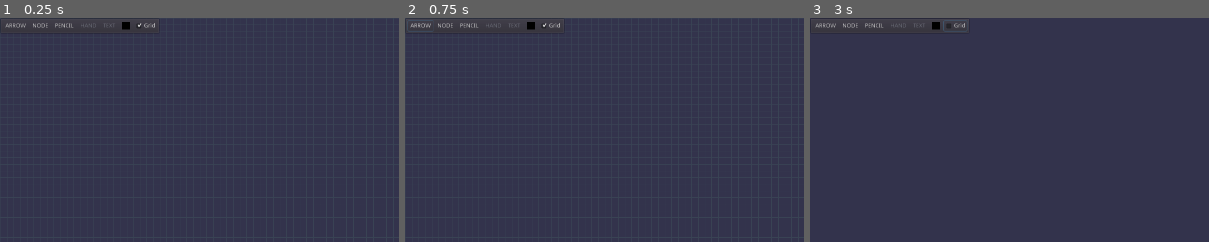
Above: before the commit, frames 1-3 (left to right).
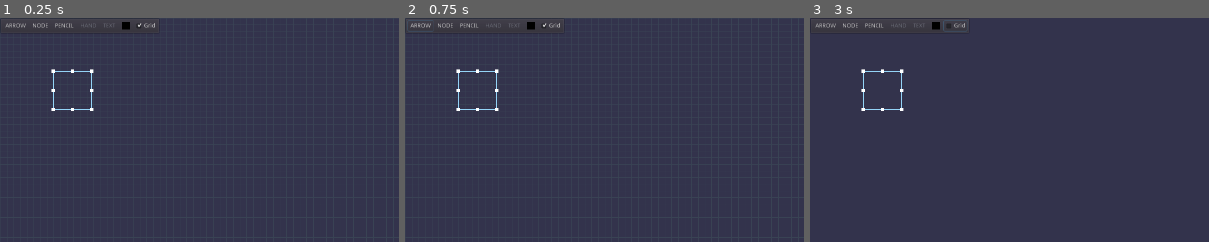
Above: after the commit, the same moments.

Repository: tangentstorm/fnarbmlyx
Game: Godot game, scene res://gslib/GsApp.tscn
Same seed, same stepped clock (60 frames per second), same inputs: the game is played once before the commit and once after it.
Inputs:
- Up to frame 1 (0.25 s): no input
- Up to frame 2 (0.75 s): click "ARROW" at 0.5 s
- Up to frame 3 (3 s): click "NODE" at 1.25 s; click "PENCIL" at 2 s; click "Grid" at 2.75 s
The pictures show only the part of the screen within x 0-50%, y 0-50%; the shares and areas given below are measured in that part.

The runs differ from the first frame. In frame 1, 0.3% of the frame differs, in the area x 12-24%, y 22-42%; in frame 2, 0.3%; in frame 3, 0.3%.

Commit message:
resizable handles for current selection

Diff:
--- a/gslib/GsApp.tscn
+++ b/gslib/GsApp.tscn
@@ -6,10 +6,12 @@
 [ext_resource path="res://gslib/tools/GsNodeTool.gd" type="Script" id=4]
 [ext_resource path="res://gslib/GsMouse.gd" type="Script" id=5]
 [ext_resource path="res://gslib/tools/GsArrowTool.gd" type="Script" id=6]
+[ext_resource path="res://gslib/GsSelection.gd" type="Script" id=7]
 [ext_resource path="res://gslib/GsApp.gd" type="Script" id=8]
 [ext_resource path="res://gslib/tools/GsMouseToolButton.gd" type="Script" id=9]
-
-[sub_resource type="ButtonGroup" id=5]
+[ext_resource path="res://gslib/GsHandle.gd" type="Script" id=10]
+
+[sub_resource type="ButtonGroup" id=1]
 
 [node name="app" type="ColorRect"]
 anchor_right = 1.0
@@ -55,6 +57,108 @@
 script = ExtResource( 2 )
 __meta__ = {
 "_edit_lock_": true,
+"_edit_use_anchors_": false
+}
+
+[node name="selection" type="ReferenceRect" parent="."]
+margin_left = 128.0
+margin_top = 128.0
+margin_right = 220.0
+margin_bottom = 220.0
+mouse_filter = 2
+border_color = Color( 0.580392, 0.831373, 0.968627, 1 )
+border_width = 2.5
+editor_only = false
+script = ExtResource( 7 )
+__meta__ = {
+"_edit_use_anchors_": false
+}
+
+[node name="NW" type="ColorRect" parent="selection"]
+margin_left = -4.0
+margin_top = -4.0
+margin_right = 4.0
+margin_bottom = 4.0
+rect_min_size = Vector2( 8, 8 )
+script = ExtResource( 10 )
+__meta__ = {
+"_edit_use_anchors_": false
+}
+
+[node name="N" type="ColorRect" parent="selection"]
+margin_left = 42.0
+margin_top = -4.0
+margin_right = 50.0
+margin_bottom = 4.0
+rect_min_size = Vector2( 8, 8 )
+script = ExtResource( 10 )
+__meta__ = {
+"_edit_use_anchors_": false
+}
+
+[node name="NE" type="ColorRect" parent="selection"]
+margin_left = 88.0
+margin_top = -4.0
+margin_right = 96.0
+margin_bottom = 4.0
+rect_min_size = Vector2( 8, 8 )
+script = ExtResource( 10 )
+__meta__ = {
+"_edit_use_anchors_": false
+}
+
+[node name="E" type="ColorRect" parent="selection"]
+margin_left = 88.0
+margin_top = 42.0
+margin_right = 96.0
+margin_bottom = 50.0
+rect_min_size = Vector2( 8, 8 )
+script = ExtResource( 10 )
+__meta__ = {
+"_edit_use_anchors_": false
+}
+
+[node name="SE" type="ColorRect" parent="selection"]
+margin_left = 88.0
+margin_top = 88.0
+margin_right = 96.0
+margin_bottom = 96.0
+rect_min_size = Vector2( 8, 8 )
+script = ExtResource( 10 )
+__meta__ = {
+"_edit_use_anchors_": false
+}
+
+[node name="S" type="ColorRect" parent="selection"]
+margin_left = 42.0
+margin_top = 88.0
+margin_right = 50.0
+margin_bottom = 96.0
+rect_min_size = Vector2( 8, 8 )
+script = ExtResource( 10 )
+__meta__ = {
+"_edit_use_anchors_": false
+}
+
+[node name="SW" type="ColorRect" parent="selection"]
+margin_left = -4.0
+margin_top = 88.0
+margin_right = 4.0
+margin_bottom = 96.0
+rect_min_size = Vector2( 8, 8 )
+script = ExtResource( 10 )
+__meta__ = {
+"_edit_use_anchors_": false
+}
+
+[node name="W" type="ColorRect" parent="selection"]
+margin_left = -4.0
+margin_top = 42.0
+margin_right = 4.0
+margin_bottom = 50.0
+rect_min_size = Vector2( 8, 8 )
+script = ExtResource( 10 )
+__meta__ = {
 "_edit_use_anchors_": false
 }
 
--- /dev/null
+++ b/gslib/GsBase.gd
@@ -0,0 +1,21 @@
+class_name GsBase extends Control
+
+export var draggable : bool = true setget set_draggable
+
+func _get_mouse():
+	return $"/root/app/mouse"
+
+func set_draggable(v):
+	var m = _get_mouse()
+	if v:
+		connect("mouse_entered", m, "_enter", [self])
+		connect("mouse_exited",  m, "_leave", [self])
+	else:
+		disconnect("mouse_entered", m, "_enter")
+		disconnect("mouse_exited",  m, "_leave")
+
+func _drag_step(xy, mtool):
+	rect_position = xy
+
+func _drag_end():
+	pass
--- a/gslib/GsCurve.gd
+++ b/gslib/GsCurve.gd
@@ -13,7 +13,6 @@
 
 func add_point(xy):
 	curve.add_point(xy)
-	print("adding point:", xy, " len: ", curve.get_baked_length())
 	update()
 
 func _draw():
--- /dev/null
+++ b/gslib/GsHandle.gd
@@ -0,0 +1,33 @@
+extends GsBase
+func get_class_name(): return "GsHandle"
+
+func _ready():
+	self.draggable = true
+
+
+func _drag_step(xy, _mtool):
+	# dragging a handle resizes the control, leaving
+	# the other handles in place globally. This means
+	# handles on the bottom/right (south/east) can
+	# simply resize the selection, but handles on the
+	# top/left (north/west) have to change the position
+	# of the selection box, and then resize in the
+	# opposite direction to compensate.
+	# Since the handle is a child of the selection, we
+	# have to tell the mouse to update our offset.
+	var dxy = xy - rect_position
+	var m = _get_mouse()
+	var p = get_parent()
+	var name = get_name()
+	if name.begins_with('N'):
+		m.offset.y -= dxy.y
+		p.rect_position.y += dxy.y
+		p.rect_size.y -= dxy.y
+	elif name.begins_with('S'):
+		p.rect_size.y += dxy.y
+	if name.ends_with('W'):
+		m.offset.x -= dxy.x
+		p.rect_position.x += dxy.x
+		p.rect_size.x -= dxy.x
+	elif name.ends_with('E'):
+		p.rect_size.x += dxy.x
--- a/gslib/GsMouse.gd
+++ b/gslib/GsMouse.gd
@@ -47,11 +47,9 @@
 			dragging = true
 
 func _enter(c:Control):
-	print("enter:", c)
 	self.subject = c
 
 func _leave(c:Control):
-	print("leave:", c)
 	self.subject = null
 
 func _process(_dt):
--- a/gslib/GsNode.gd
+++ b/gslib/GsNode.gd
@@ -1,4 +1,4 @@
-class_name GsNode tool extends Control
+class_name GsNode tool extends GsBase
 func get_class_name(): return "GsNode"
 
 const NOTO = preload("res://fonts/noto_font.tres")
@@ -11,12 +11,8 @@
 export var text : String = "Node" setget _set_text
 export var font : Font = NOTO setget _set_font
 
-func _set_mouse(mouse):
-	connect("mouse_entered", mouse, "_enter", [self])
-	connect("mouse_exited",  mouse, "_leave", [self])
-
 func _ready():
-	_set_mouse($"/root/app/mouse")
+	self.draggable = true
 
 func _set_shape(v):
 	shape = v; update()
--- /dev/null
+++ b/gslib/GsSelection.gd
@@ -0,0 +1,19 @@
+tool extends ReferenceRect
+func get_class_name(): return "GsSelection"
+
+func _ready():
+	connect("resized", self, "_resized")
+	_resized()
+
+func _resized():
+	var w = rect_size.x; var h = rect_size.y
+	$NW.rect_position = Vector2(0,0)
+	$N.rect_position  = Vector2(w/2,0)
+	$NE.rect_position  = Vector2(w,0)
+	$E.rect_position = Vector2(w,h/2)
+	$SE.rect_position = Vector2(w,h)
+	$S.rect_position = Vector2(w/2,h)
+	$SW.rect_position = Vector2(0,h)
+	$W.rect_position = Vector2(0,h/2)
+	for c in get_children():
+		c.rect_position -= c.rect_size/2
--- a/gslib/tools/GsArrowTool.gd
+++ b/gslib/tools/GsArrowTool.gd
@@ -9,13 +9,12 @@
 func _drag_step(mouse):
 	if mouse.subject:
 		print("dragging subject:", mouse.subject)
-		mouse.subject.rect_position = mouse.position + mouse.offset
-		mouse.subject.update()
+		mouse.subject._drag_step(mouse.position + mouse.offset, self)
 	else:
 		var r : Rect2 = mouse.drag_rect().abs()
 		mouse.selectangle.rect_position = r.position
 		mouse.selectangle.rect_size = r.size
 
 func _drag_end(mouse):
-	if mouse.subject: mouse.subject._set_mouse(mouse)
+	if mouse.subject: mouse.subject._drag_end()
 	else: mouse.selectangle.visible = false
--- a/project.godot
+++ b/project.godot
@@ -33,6 +33,11 @@
 "class": "GsApp",
 "language": "GDScript",
 "path": "res://gslib/GsApp.gd"
+}, {
+"base": "Control",
+"class": "GsBase",
+"language": "GDScript",
+"path": "res://gslib/GsBase.gd"
 }, {
 "base": "Control",
 "class": "GsCurve",
@@ -90,6 +95,7 @@
 "BinaryTree": "",
 "Circle": "",
 "GsApp": "",
+"GsBase": "",
 "GsCurve": "",
 "GsMouse": "",
 "GsMouseTool": "",
Not shown: 2 places in gslib/GsApp.tscn that only renumber resources
